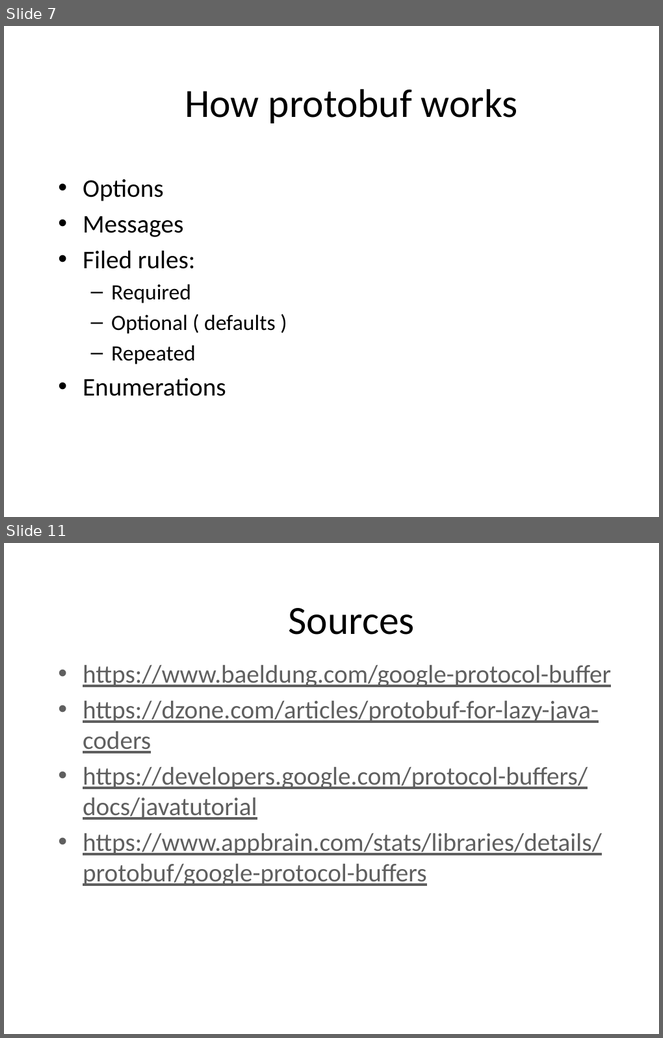
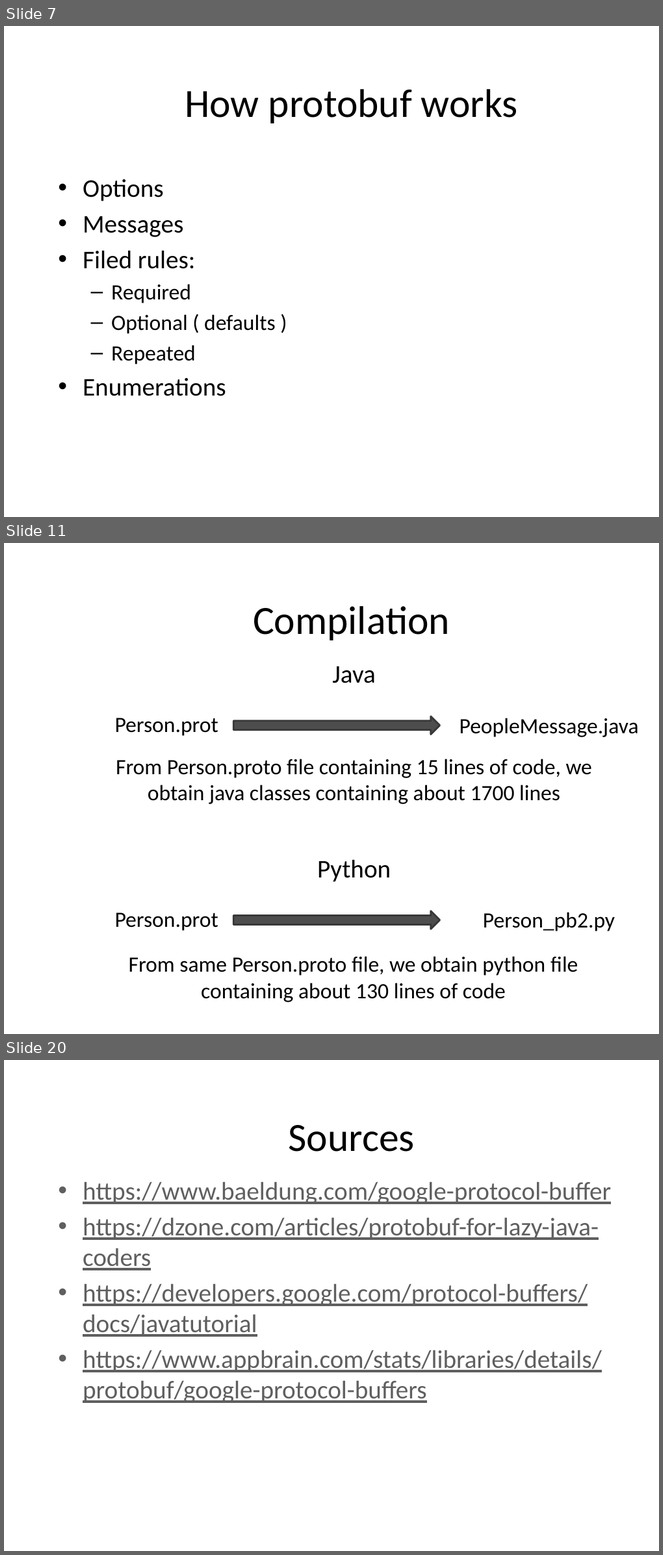
Before and after one commit to BartoszGardziejewski/ProtocolBufferDemo, a slide deck: ProtoBuff.pptx. Shown one above the other, each under a label of ours: slides 7 and 11 before the commit, slides 7, 11 and 20 after it; the slides between them are not shown. The pictures are 663x1038 and 663x1555 pixels, drawn with LibreOffice and Linux fonts; fonts in the diff are those of the drawing; background and template pictures are left out. Boxes give left, top, right and bottom in pixels: in the first picture for what was removed or moved away, otherwise in the second. Text is boxed around its words. In the diff, an @@ line names an element or a change of style, - is before the commit and + after.

Commit message:
adding protobuf pptx

```diff
--- a/ProtoBuff.pptx
+++ b/ProtoBuff.pptx
@@ slide 11 added at [4, 543, 659, 1034], background picture (left out) @@
@@ text added at [253, 606, 450, 641], 44 pt, text #000000 @@
+Compilation
@@ text added at [332, 667, 375, 683], 28 pt, text #000000 @@
+Java
@@ text added at [115, 718, 218, 736], 24 pt, text #000000 @@
+Person.prot
@@ right arrow added at [233, 717, 440, 735], fill #4D4D4D, outline #393939 2 pt @@
@@ text added at [460, 718, 639, 737], 24 pt, text #000000 @@
+PeopleMessage.java
@@ text added at [116, 759, 592, 804], 24 pt, text #000000 @@
+From Person.proto file containing 15 lines of code, we obtain java classes containing about 1700 lines
@@ text added at [317, 860, 391, 882], 28 pt, text #000000 @@
+Python
@@ text added at [115, 913, 218, 931], 24 pt, text #000000 @@
+Person.prot
@@ right arrow added at [233, 911, 440, 930], fill #4D4D4D, outline #393939 2 pt @@
@@ text added at [483, 912, 615, 932], 24 pt, text #000000 @@
+Person_pb2.py
@@ text added at [129, 956, 578, 1003], 24 pt, text #000000 @@
+From same Person.proto file, we obtain python file containing about 130 lines of code
@@ what was slide 11 is now slide 20 @@
```
Also in this commit, not shown: 3 slides changed, 10 other slides added, 2 slides removed, 5 other files.
